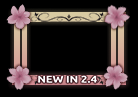
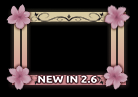
Layer changes from the first (138, 97) image to the second:
painted on "NEW IN 1.5 make sure to add alpha" over [89, 75, 99, 85]
